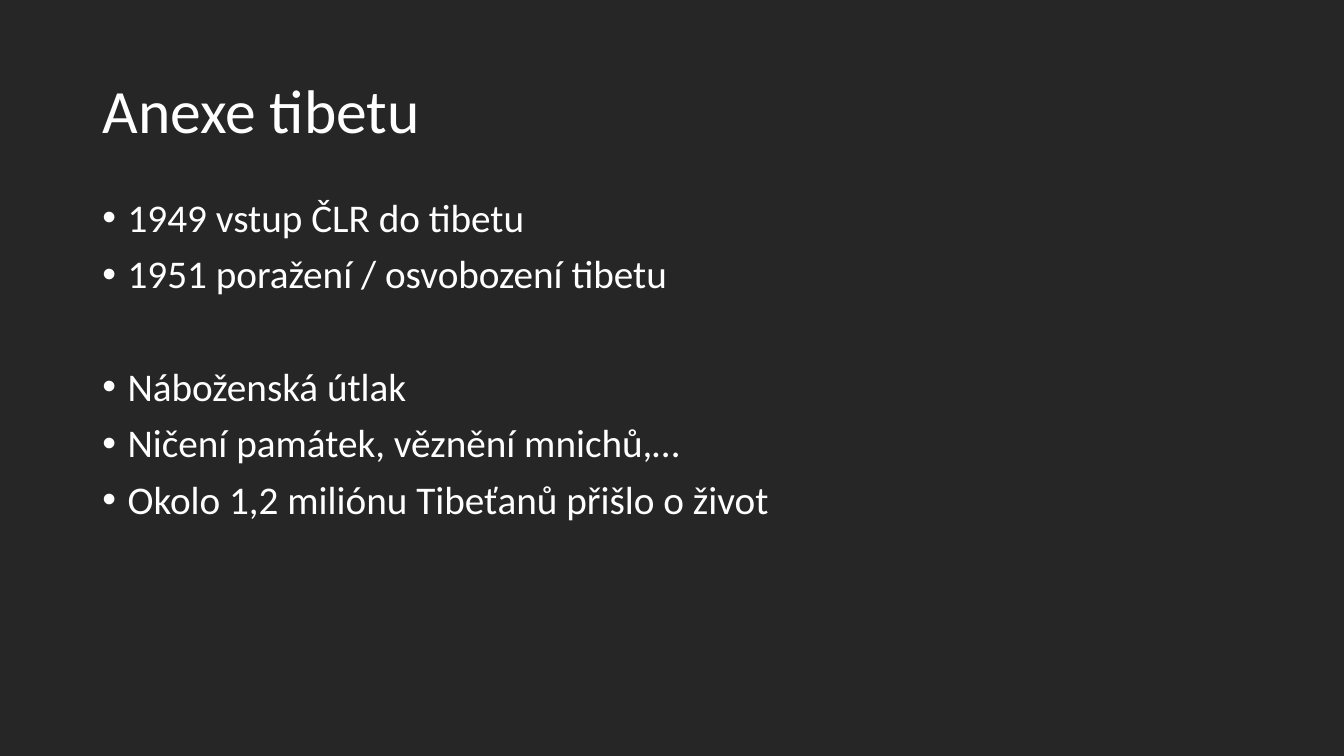
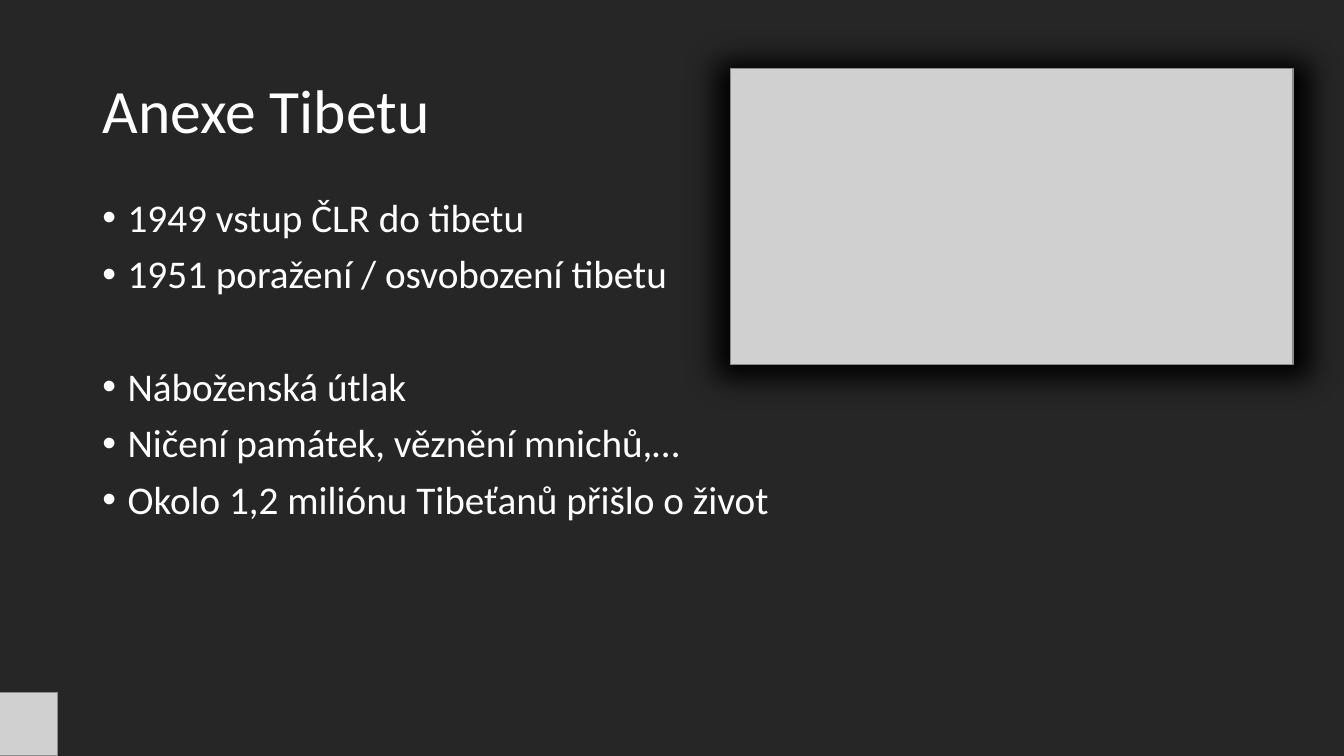
Before and after one commit to kchulka/kchulka.github.io, a slide deck: slide 7 of Tibet.pptx (slide 9 before the commit). Drawn at 1344x756 pixels with LibreOffice and Linux fonts; fonts in the diff are those of the drawing; grey boxes stand for pictures. Boxes give left, top, right and bottom in pixels: in the first picture for what was removed or moved away, otherwise in the second. Text is boxed around its words. In the diff, an @@ line names an element or a change of style, - is before the commit and + after.

```diff
--- a/Tibet.pptx
+++ b/Tibet.pptx
@@ rectangle added at (673, 17, 1344, 423), fill #000000, outline #000000 1 pt @@
@@ picture added at (731, 69, 1294, 365) @@
@@ title at (102, 90, 430, 134): text changed @@
-Anexe tibetu
+Anexe Tibetu
@@ picture added at (0, 693, 57, 756) @@
```
Also in this commit, not shown: 8 other slides changed, 1 slide added, 1 slide removed, 1 other file.
